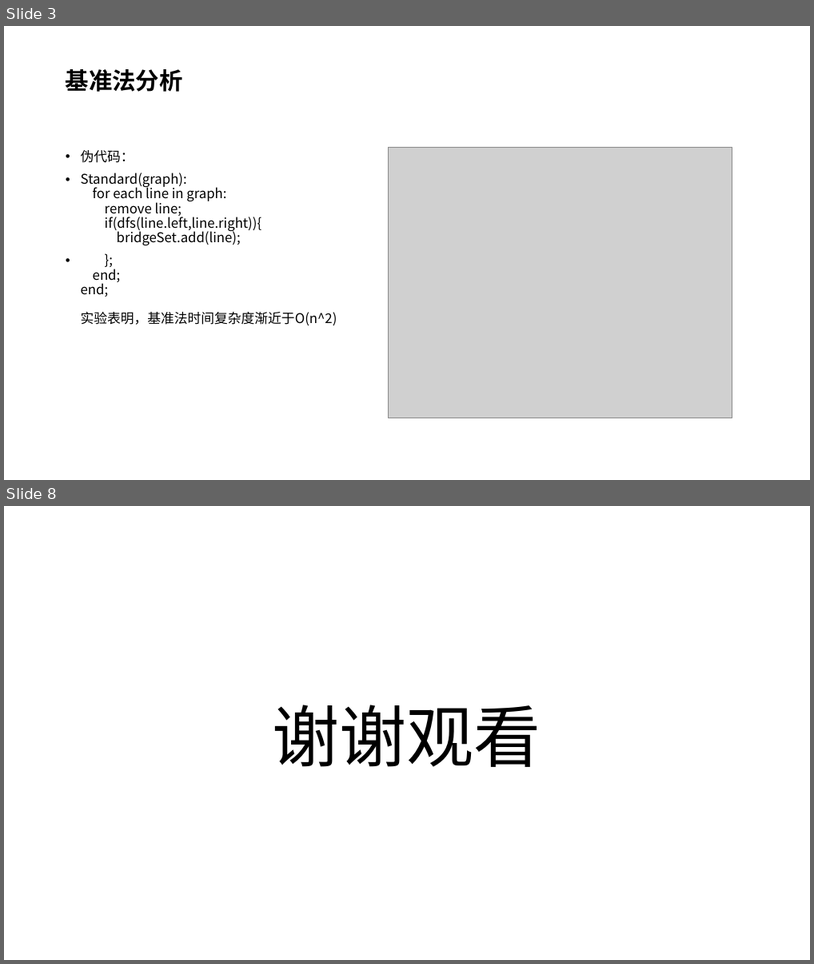
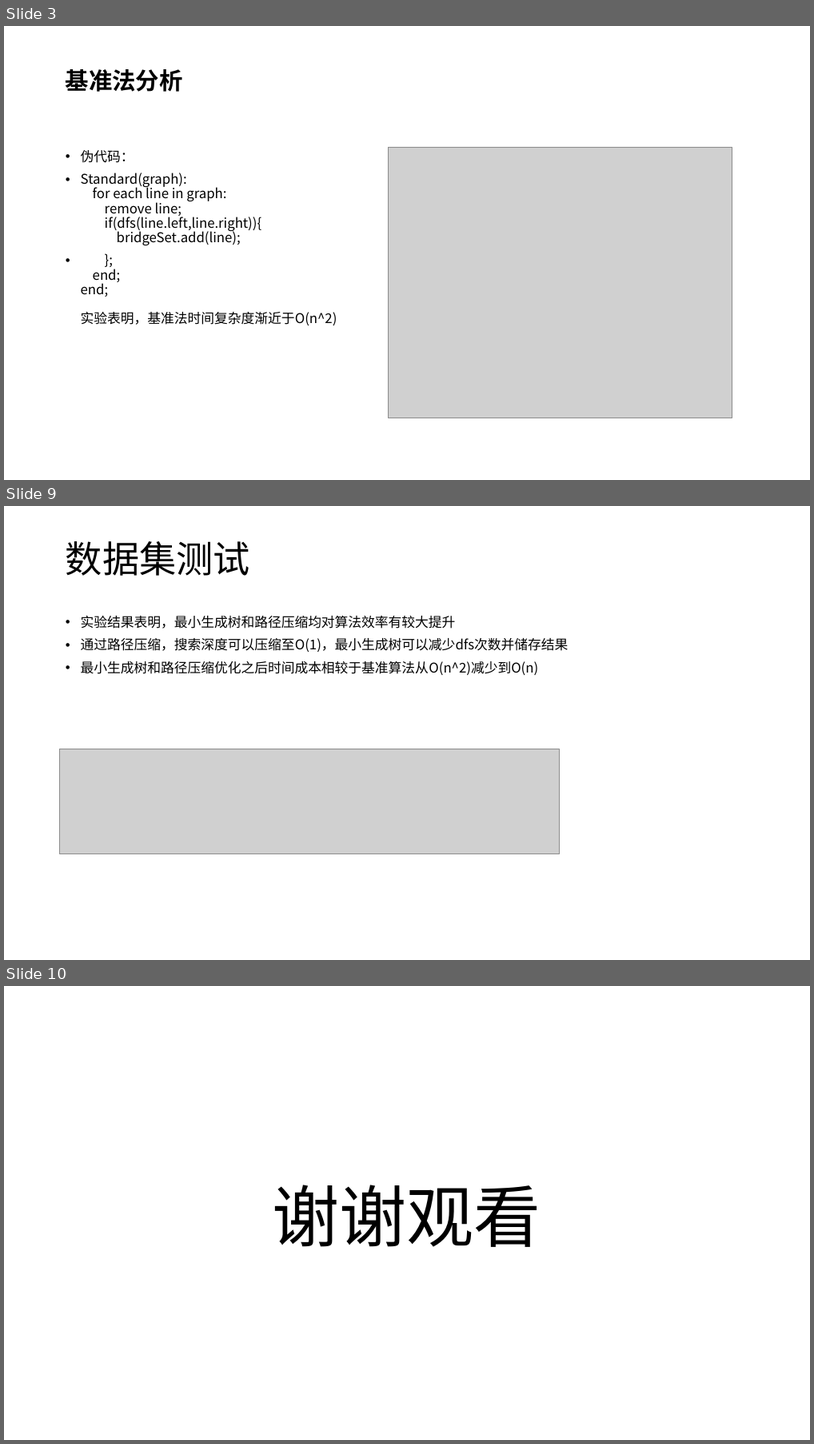
Before and after one commit to VirtualPuffer/Algorithm_Experiment, a slide deck: report/实验5/算法实验05.pptx. Shown one above the other, each under a label of ours: slides 3 and 8 before the commit, slides 3, 9 and 10 after it; the slides between them are not shown. The pictures are 814x964 and 814x1444 pixels, drawn with LibreOffice and Linux fonts; fonts in the diff are those of the drawing; grey boxes stand for pictures. Boxes give left, top, right and bottom in pixels: in the first picture for what was removed or moved away, otherwise in the second. Text is boxed around its words. In the diff, an @@ line names an element or a change of style, - is before the commit and + after.

Commit message:
实验5ppt

```diff
--- a/report/实验5/算法实验05.pptx
+++ b/report/实验5/算法实验05.pptx
@@ slide 9 added at (4,506,810,960), background #FFFFFF @@
@@ title added at (66,541,250,576), 44 pt, text #000000 @@
+数据集测试
@@ text added at (81,616,569,675), 16 pt, text #000000 @@
+• 实验结果表明，最小生成树和路径压缩均对算法效率有较大提升
+• 通过路径压缩，搜索深度可以压缩至O(1)，最小生成树可以减少dfs次数并储存结果
+• 最小生成树和路径压缩优化之后时间成本相较于基准算法从O(n^2)减少到O(n)
@@ picture added at (60,748,560,853) @@
@@ what was slide 8 is now slide 10 @@
```
Also in this commit, not shown: 1 slide changed, 4 other slides added, 3 slides removed, 3 other files.
